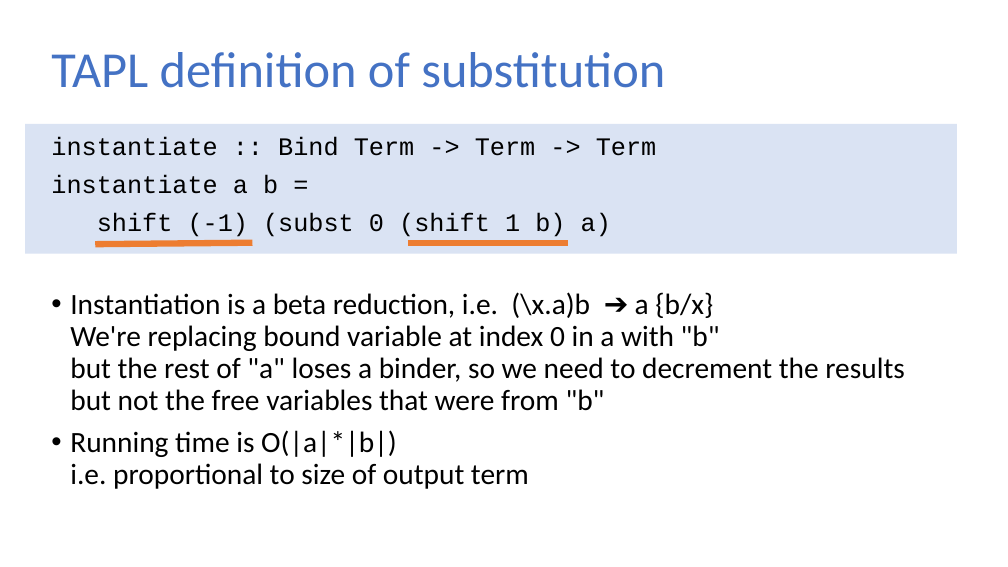
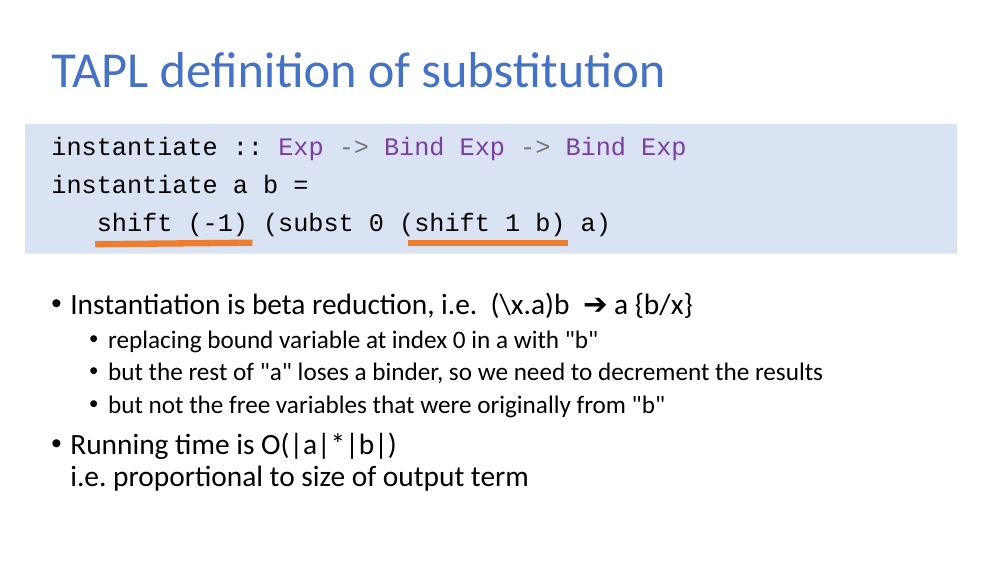
Before and after one commit to sweirich/lambda-n-ways, a slide deck: slide 14 of plclub-2021.pptx. Drawn at 1008x567 pixels with LibreOffice and Linux fonts; fonts in the diff are those of the drawing. Boxes give left, top, right and bottom in pixels: in the first picture for what was removed or moved away, otherwise in the second. Text is boxed around its words. In the diff, an @@ line names an element or a change of style, - is before the commit and + after.

Commit message:
Lennart's original versions

```diff
--- a/plclub-2021.pptx
+++ b/plclub-2021.pptx
@@ text at (51,137,686,160): text changed; text colour #000000 to #7A3E9D @@
-instantiate :: Bind Term -> Term -> Term
+instantiate :: Exp -> Bind Exp -> Bind Exp
@@ text at (70,292,823,418): text changed; size 21 to 18 pt @@
-• Instantiation is a beta reduction, i.e. (\x.a)b ➔ a {b/x}
-  We're replacing bound variable at index 0 in a with "b"
-  but the rest of "a" loses a binder, so we need to decrement the results
-  but not the free variables that were from "b"
+• Instantiation is beta reduction, i.e. (\x.a)b ➔ a {b/x}
+  • replacing bound variable at index 0 in a with "b"
+  • but the rest of "a" loses a binder, so we need to decrement the results
+  • but not the free variables that were originally from "b"
```
Also in this commit, not shown: 10 other slides changed, 7 other files.
